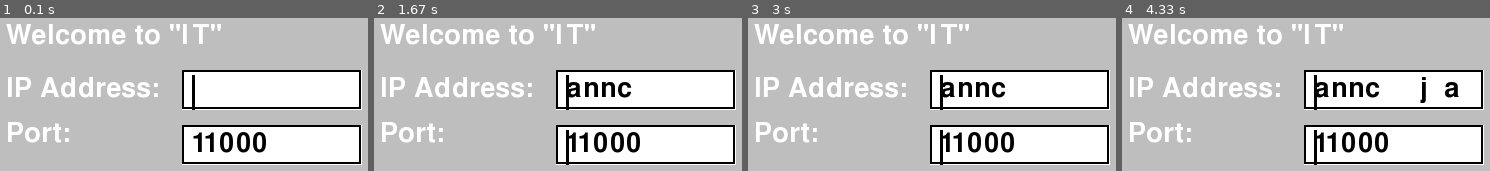
Above: before the commit, frames 1-4 (left to right).
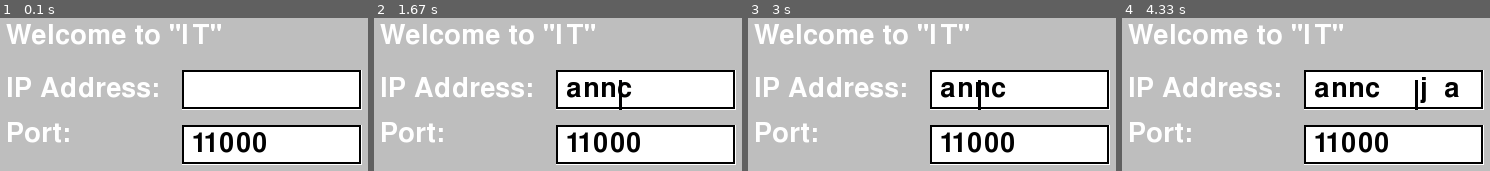
Above: after the commit, the same moments.

Repository: bhartshorn/it
Game: pygame game, started from client.py
The game is run twice, just before and just after one commit, with the same random seed, the same clock (stepped at 60 frames per second) and the same inputs.
Inputs (mouse positions are in pixels of both pictures, inside the frame that each line leads up to):
- Up to frame 1 (0.1 s): no input
- Up to frame 2 (1.67 s): type "ann" at 0.33 s; tap Enter at 0.67 s; hold Tab 0.88-1.35 s; hold Right 0.88-1.35 s; move the mouse to (690, 86) at 0.92 s; tap C at 1.43 s
- Up to frame 3 (3 s): tap Backspace at 1.77 s; tap Space at 2.1, 2.5, 2.8 s; move the mouse to (869, 31) at 2.47 s
- Up to frame 4 (4.33 s): move the mouse to (1453, 77) at 3.02 s; tap Space at 3.05, 3.38, 3.68, 3.88, 4.18 s; move the mouse to (1188, 30) at 3.35 s; tap J at 3.47 s; move the mouse to (1221, 59) at 3.85 s; tap A at 3.97 s

The runs differ from the first frame. In frame 1, 0.2% of the frame differs, in the area x 52-53%, y 37-61%; in frame 2, 0.4%; in frame 3, 0.4%; in frame 4, 0.5%, in the area x 52-81%, y 37-97%.

Commit message:
Cursor moves with text but it is off

Diff:
--- a/pygame_functions.py
+++ b/pygame_functions.py
@@ -119,7 +119,7 @@
         newSurface = self.font.render(self.text, True, self.fontColour)
         self.image.blit(newSurface, [10, 5])
 
-         # Things cursor:
+        # Things cursor:
         self.cursor_surface = pygame.Surface((int(self.fontSize/20+1), self.fontSize))
         self.cursor_surface.fill((0,0,1))
         self.cursor_position = 0 # Inside text
@@ -134,10 +134,13 @@
         while True:
             updateDisplay()
             for event in pygame.event.get():
+                self.cursor_visible = True
                 if event.type == pygame.KEYDOWN:
                     if event.key == pygame.K_RETURN:
+                        self.cursor_visible = False
                         return self.text, event.key
                     elif event.key == pygame.K_TAB:
+                        self.cursor_visible = False
                         return self.text, event.key
                     elif event.key == pygame.K_ESCAPE:
                         pygame.quit()
@@ -152,7 +155,13 @@
             pygame.draw.rect(self.image, (0, 0, 0), [0, 0, self.width - 1, self.boxSize - 1], 2)
             newSurface = self.font.render(self.text, True, self.fontColour)
             self.image.blit(newSurface, [10, 5])
-            self.image.blit(self.cursor_surface, [10, 5])
+
+            if self.cursor_visible:
+                cursor_y_pos = self.font.size(self.text[:self.cursor_position])[0]
+                # Without this, the cursor is invisible when self.cursor_position > 0:
+                if self.cursor_position > 0:
+                    cursor_y_pos -= self.cursor_surface.get_width()
+                    self.image.blit(self.cursor_surface, (cursor_y_pos, 10))
 
             updateDisplay()
 
@@ -178,9 +187,11 @@
                 # force lowercase letters
                 key -= 32
                 self.text += chr(key)
+                self.cursor_position += len(chr(key))
             else:
                 # use the unicode char
                 self.text += unicode
+                self.cursor_position += len(unicode)
         elif key == 8:
             # backspace. repeat until clear
             keys = pygame.key.get_pressed()
@@ -189,6 +200,7 @@
             while deleting:
                 keys = pygame.key.get_pressed()
                 if keys[pygame.K_BACKSPACE]:
+                    self.cursor_position = max(self.cursor_position - 1, 0)
                     thistime = pygame.time.get_ticks()
                     if thistime > nexttime:
                         self.text = self.text[0:len(self.text) - 1]
